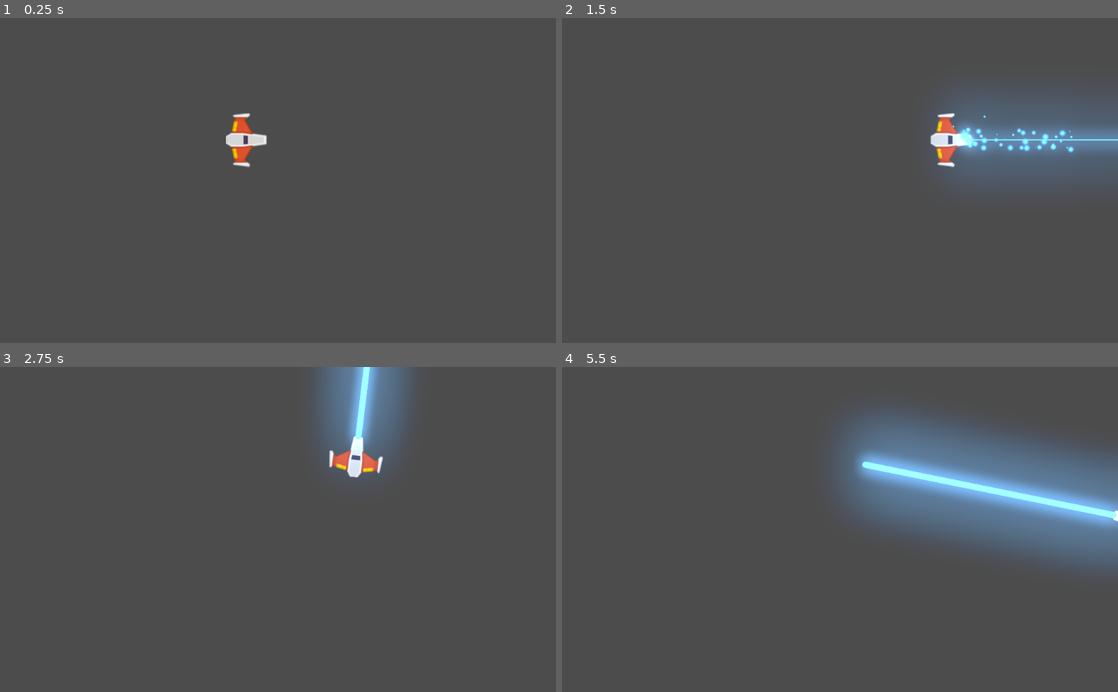
Above: before the commit, frames 1-4 (two rows, left to right).
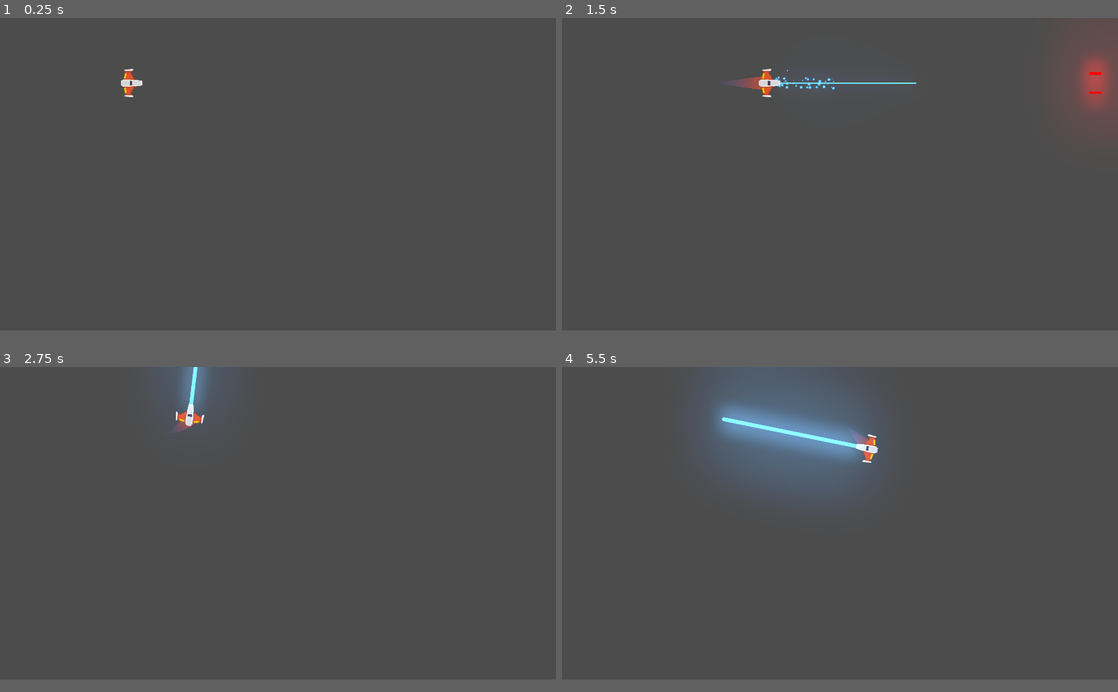
Above: after the commit, the same moments.

Repository: Raizu548/Meteoritos_Juegos
Game: Godot game, scene res://Juego/Niveles/NivelTest.tscn
The game is run twice, just before and just after one commit, with the same random seed, the same clock (stepped at 60 frames per second) and the same inputs.
Inputs:
- Up to frame 1 (0.25 s): no input
- Up to frame 2 (1.5 s): tap Enter at 0.5 s; hold W (mover_adelante) 0.53-1.28 s; tap J (disparo_principal) at 0.6 s; hold S (mover_atras) from 1.28 s (still down); tap K (disparo_secundario) at 1.35 s
- Up to frame 3 (2.75 s): release S (mover_atras) at 2.03 s; hold W (mover_adelante) from 2.03 s (still down); hold A (rotar_antihorario) from 2.03 s (still down)
- Up to frame 4 (5.5 s): release A (rotar_antihorario) at 2.78 s; tap D (rotar_horario) at 2.85 s; release W (mover_adelante) at 3.53 s; hold S (mover_atras) from 3.53 s (still down); tap J (disparo_principal) at 3.6 s; tap Space at 4.25 s; tap K (disparo_secundario) at 4.35 s; hold A (rotar_antihorario) from 5.03 s (still down)
In our replay, the window is 800x468 before the commit and 800x450 after it. These sizes can differ from the game's own. Grey fills any space a smaller window leaves; there, only what the larger window draws over its background counts as a difference.

The runs differ from the first frame. In frame 1, 0.8% of the frame differs, in the area x 21-48%, y 15-46%; in frame 2, 9.8%; in frame 3, 5.9%; in frame 4, 25%, in the area x 25-100%, y 0-63%.

Commit message:
Estela y Sonido de Motor
- Estela de la nave
- Sonido del motor
- Layer a los objetos
- ProyectilJugador
- ProyectilEnemigo

Diff:
--- /dev/null
+++ b/Juego/Naves/Player/Estela/Trail2D.gd
@@ -0,0 +1,114 @@
+# Draws a 2D trail using Godot's `Line2D`.
+#
+# Instantiate `Trail2D` as a child of a moving node to use it. To control the color, width curve,
+# texture, or trail width, use parameters from the `Line2D` class.
+tool
+
+class_name Estela
+extends Line2D
+
+export var is_emitting := false setget set_emitting
+
+# Distance in pixels between vertices. A higher resolution leads to more details.
+export var resolution := 5.0
+# Life of each point in seconds before it is deleted.
+export var lifetime := 0.5
+# Maximum number of points allowed on the curve.
+export var max_points := 100
+
+# Optional path to the target node to follow. If not set, the instance follows its parent.
+export var target_path: NodePath
+
+var _points_creation_time := []
+var _last_point := Vector2.ZERO
+var _clock := 0.0
+var _offset := 0.0
+
+onready var target: Node2D = get_node_or_null(target_path)
+
+## Setter and Getters
+func set_max_points(valor: int) -> void:
+	max_points = valor
+
+## Metodos
+func _ready() -> void:
+	if not target:
+		target = get_parent() as Node2D
+
+	if Engine.editor_hint:
+		set_process(false)
+		return
+
+	_offset = position.length()
+	set_as_toplevel(true)
+	clear_points()
+	position = Vector2.ZERO
+	_last_point = to_local(target.global_position) + calculate_offset()
+
+
+func _get_configuration_warning() -> String:
+	var warning := "Missing Target node: assign a Node that extends Node2D in the Target Path or make the Trail a child of a parent that extends Node2D"
+	if target:
+		warning = ""
+	return warning
+
+
+func _process(delta: float) -> void:
+	_clock += delta
+	remove_older()
+
+	if not is_emitting:
+		return
+
+	# Adding new points if necessary.
+	var desired_point := to_local(target.global_position)
+	var distance: float = _last_point.distance_to(desired_point)
+	if distance > resolution:
+		add_timed_point(desired_point, _clock)
+
+
+# Creates a new point and stores its creation time.
+func add_timed_point(point: Vector2, time: float) -> void:
+	add_point(point + calculate_offset())
+	_points_creation_time.append(time)
+	_last_point = point
+	if get_point_count() > max_points:
+		remove_first_point()
+
+
+# Calculates the offset of the trail from its target.
+func calculate_offset() -> Vector2:
+	return - 1.0 * polar2cartesian(1.0, target.rotation).rotated(- PI / 2) * _offset
+
+
+# Removes the first point in the line and the corresponding time.
+func remove_first_point() -> void:
+	if get_point_count() > 1:
+		remove_point(0)
+	_points_creation_time.pop_front()
+
+
+# Remove points older than `lifetime`.
+func remove_older() -> void:
+	for creation_time in _points_creation_time:
+		var delta = _clock - creation_time
+		if delta > lifetime:
+			remove_first_point()
+		# Points in `_points_creation_time` are ordered from oldest to newest so as soon as a point
+		# isn't older than `lifetime`, we know all remaining points should stay as well.
+		else:
+			break
+
+
+func set_emitting(emitting: bool) -> void:
+	is_emitting = emitting
+	if Engine.editor_hint:
+		return
+
+	if not is_inside_tree():
+		yield(self, "ready")
+
+	if is_emitting:
+		clear_points()
+		_points_creation_time.clear()
+		_last_point = to_local(target.global_position) + calculate_offset()
--- /dev/null
+++ b/Juego/Naves/Player/Estela/Trail2D.tscn
@@ -0,0 +1,17 @@
+[gd_scene load_steps=4 format=2]
+
+[ext_resource path="res://Juego/Naves/Player/Estela/Trail2D.gd" type="Script" id=1]
+
+[sub_resource type="Curve" id=1]
+_data = [ Vector2( 0, 0 ), 0.0, 1.0, 0, 1, Vector2( 1, 1 ), 1.0, 0.0, 1, 0 ]
+
+[sub_resource type="Gradient" id=2]
+colors = PoolColorArray( 0.294118, 0.356863, 0.670588, 0, 0.788235, 0.301961, 0.164706, 1 )
+
+[node name="Trail2D" type="Line2D"]
+points = PoolVector2Array( 0, 0, 32, 0 )
+width_curve = SubResource( 1 )
+default_color = Color( 1, 1, 1, 1 )
+gradient = SubResource( 2 )
+joint_mode = 2
+script = ExtResource( 1 )
--- /dev/null
+++ b/Juego/Naves/Player/Motor/MotorSFX.gd
@@ -0,0 +1,31 @@
+class_name Motor
+extends AudioStreamPlayer2D
+
+## Variable exportables
+export var tiempo_transicion: float = 0.6
+export var volumen_apagado: float = 30.0
+
+# Variable onready
+onready var tween_sonido: Tween = $Tween
+
+# Variables
+var volumen_original: float
+
+# Metodos
+func _ready() -> void:
+	volumen_original = volume_db
+	volume_db = volumen_apagado
+
+func sonido_on() -> void:
+	if not playing:
+		play()
+
+	efecto_transicion(volume_db, volumen_original)
+
+func sonido_off() -> void:
+	efecto_transicion(volume_db, volumen_apagado)
+
+func efecto_transicion(desde_vol: float, hasta_vol: float) -> void:
+	tween_sonido.interpolate_property(self,"volume_db",desde_vol,hasta_vol,Tween.TRANS_LINEAR,
+		Tween.EASE_OUT_IN)
+	tween_sonido.start()
--- /dev/null
+++ b/Juego/Naves/Player/Motor/MotorSFX.tscn
@@ -0,0 +1,10 @@
+[gd_scene load_steps=3 format=2]
+
+[ext_resource path="res://Juego/Naves/Player/motor.ogg" type="AudioStream" id=1]
+[ext_resource path="res://Juego/Naves/Player/Motor/MotorSFX.gd" type="Script" id=2]
+
+[node name="MotorSFX" type="AudioStreamPlayer2D"]
+stream = ExtResource( 1 )
+script = ExtResource( 2 )
+
+[node name="Tween" type="Tween" parent="."]
--- a/Juego/Naves/Player/Player.gd
+++ b/Juego/Naves/Player/Player.gd
@@ -4,6 +4,7 @@
 ## Atributos export
 export var potencia_motor: int = 20
 export var potencia_rotacion: int = 200
+export var estela_maxima: int = 150
 
 ## Atributos
 var empuje: Vector2 = Vector2.ZERO
@@ -12,6 +13,8 @@
 ## Atributos onready
 onready var canion: Canion = $Canion
 onready var laser: RayoLaser = $LaserBeam2D
+onready var estela: Estela = $EstelaPuntoInicial/Trail2D
+onready var motor_sfx: Motor = $MotorSFX
 
 
 ## Metodos
@@ -22,6 +25,17 @@
 
 	if event.is_action_released("disparo_secundario"):
 		laser.set_is_casting(false)
+
+	# Control Estela y sonido motor
+	if event.is_action_pressed("mover_adelante"):
+		estela.set_max_points(estela_maxima)
+		motor_sfx.sonido_on()
+	elif event.is_action_pressed("mover_atras"):
+		estela.set_max_points(0)
+		motor_sfx.sonido_on()
+
+	if (event.is_action_released("mover_adelante") or event.is_action_released("mover_atras")):
+		motor_sfx.sonido_off()
 
 func _integrate_forces(state: Physics2DDirectBodyState) -> void:
 	apply_torque_impulse(dir_rotacion * potencia_rotacion)
--- a/Juego/Naves/Player/Player.tscn
+++ b/Juego/Naves/Player/Player.tscn
@@ -1,15 +1,20 @@
-[gd_scene load_steps=6 format=2]
+[gd_scene load_steps=8 format=2]
 
 [ext_resource path="res://Juego/Naves/Player/player_orange.png" type="Texture" id=1]
 [ext_resource path="res://Juego/Naves/Player/Player.gd" type="Script" id=2]
 [ext_resource path="res://Juego/Proyectiles/Canion.tscn" type="PackedScene" id=3]
 [ext_resource path="res://Juego/Proyectiles/Laser/LaserBeam2D.tscn" type="PackedScene" id=4]
+[ext_resource path="res://Juego/Naves/Player/Estela/Trail2D.tscn" type="PackedScene" id=5]
+[ext_resource path="res://Juego/Naves/Player/Motor/MotorSFX.tscn" type="PackedScene" id=6]
 
 [sub_resource type="CapsuleShape2D" id=1]
 radius = 35.0
 height = 4.0
 
 [node name="Player" type="RigidBody2D"]
+z_index = 50
+z_as_relative = false
+collision_mask = 22
 script = ExtResource( 2 )
 
 [node name="Sprite" type="Sprite" parent="."]
@@ -30,4 +35,19 @@
 [node name="LaserBeam2D" parent="." instance=ExtResource( 4 )]
 position = Vector2( 38, 0 )
 
+[node name="EstelaPuntoInicial" type="Position2D" parent="."]
+position = Vector2( -14, 0 )
+
+[node name="Trail2D" parent="EstelaPuntoInicial" instance=ExtResource( 5 )]
+points = PoolVector2Array( 0, 0, 60, 0 )
+width = 50.0
+is_emitting = true
+lifetime = 0.6
+max_points = 150
+target_path = NodePath("..")
+
+[node name="MotorSFX" parent="." instance=ExtResource( 6 )]
+volume_db = 1.0
+volumen_apagado = -7.0
+
 [editable path="Canion"]
--- a/Juego/Proyectiles/Canion.tscn
+++ b/Juego/Proyectiles/Canion.tscn
@@ -1,7 +1,7 @@
 [gd_scene load_steps=4 format=2]
 
 [ext_resource path="res://Juego/Proyectiles/Canion.gd" type="Script" id=1]
-[ext_resource path="res://Juego/Proyectiles/Proyectil.tscn" type="PackedScene" id=2]
+[ext_resource path="res://Juego/Proyectiles/ProyectilPlayer.tscn" type="PackedScene" id=2]
 [ext_resource path="res://Juego/Proyectiles/laserSmall_player.ogg" type="AudioStream" id=3]
 
 [node name="Canion" type="Node2D"]
--- a/Juego/Proyectiles/Laser/LaserBeam2D.tscn
+++ b/Juego/Proyectiles/Laser/LaserBeam2D.tscn
@@ -61,8 +61,11 @@
 color_ramp = SubResource( 2 )
 
 [node name="LaserBeam2D" type="RayCast2D"]
+z_index = 41
+z_as_relative = false
 enabled = true
 cast_to = Vector2( 0, 0 )
+collision_mask = 6
 script = ExtResource( 1 )
 
 [node name="FillLine2D" type="Line2D" parent="."]
--- a/Juego/Proyectiles/Proyectil.tscn
+++ b/Juego/Proyectiles/Proyectil.tscn
@@ -8,6 +8,9 @@
 height = 34.0
 
 [node name="Proyectil" type="Area2D"]
+z_as_relative = false
+collision_layer = 0
+collision_mask = 0
 script = ExtResource( 2 )
 
 [node name="Sprite" type="Sprite" parent="."]
--- /dev/null
+++ b/Juego/Proyectiles/ProyectilEnemigo.tscn
@@ -0,0 +1,14 @@
+[gd_scene load_steps=3 format=2]
+
+[ext_resource path="res://Juego/Proyectiles/Proyectil.tscn" type="PackedScene" id=1]
+[ext_resource path="res://Juego/Proyectiles/proyectil_enemigo.png" type="Texture" id=2]
+
+[node name="ProyectilEnemigo" instance=ExtResource( 1 )]
+z_index = 39
+z_as_relative = false
+collision_layer = 16
+collision_mask = 5
+
+[node name="Sprite" parent="." index="0"]
+modulate = Color( 0, 1.2, 0, 1 )
+texture = ExtResource( 2 )
--- /dev/null
+++ b/Juego/Proyectiles/ProyectilPlayer.tscn
@@ -0,0 +1,9 @@
+[gd_scene load_steps=2 format=2]
+
+[ext_resource path="res://Juego/Proyectiles/Proyectil.tscn" type="PackedScene" id=1]
+
+[node name="ProyectilPlayer" instance=ExtResource( 1 )]
+z_index = 40
+z_as_relative = false
+collision_layer = 8
+collision_mask = 6
--- a/project.godot
+++ b/project.godot
@@ -13,6 +13,16 @@
 "class": "Canion",
 "language": "GDScript",
 "path": "res://Juego/Proyectiles/Canion.gd"
+}, {
+"base": "Line2D",
+"class": "Estela",
+"language": "GDScript",
+"path": "res://Juego/Naves/Player/Estela/Trail2D.gd"
+}, {
+"base": "AudioStreamPlayer2D",
+"class": "Motor",
+"language": "GDScript",
+"path": "res://Juego/Naves/Player/Motor/MotorSFX.gd"
 }, {
 "base": "Node2D",
 "class": "Nivel",
@@ -36,6 +46,8 @@
 } ]
 _global_script_class_icons={
 "Canion": "",
+"Estela": "",
+"Motor": "",
 "Nivel": "",
 "Player": "",
 "Proyectil": "",
@@ -44,13 +56,24 @@
 
 [application]
 
-config/name="Meteoritos_Juegos"
+config/name="Meteoritos"
 run/main_scene="res://Juego/Niveles/NivelTest.tscn"
-config/icon="res://icon.png"
+config/icon="res://player_orange_logo.png"
 
 [autoload]
 
 Eventos="*res://Juego/Autoloads/Eventos.gd"
+
+[display]
+
+window/size/width=1920
+window/size/height=1080
+window/size/resizable=false
+window/size/always_on_top=true
+window/size/test_width=1280
+window/size/test_height=720
+window/stretch/mode="2d"
+window/stretch/aspect="keep"
 
 [input]
 
@@ -91,6 +114,14 @@
  ]
 }
 
+[layer_names]
+
+2d_physics/layer_1="player"
+2d_physics/layer_2="enemigo"
+2d_physics/layer_3="meteorito"
+2d_physics/layer_4="proyectil_player"
+2d_physics/layer_5="proyectil_enemigo"
+
 [physics]
 
 common/enable_pause_aware_picking=true
Binary file added: Juego/Proyectiles/proyectil_enemigo.png
Not shown, added: Juego/Proyectiles/proyectil_enemigo.png.import
Binary file added: player_orange_logo.png
Not shown, added: player_orange_logo.png.import
Not shown, added: Juego/Naves/Player/motor.ogg
